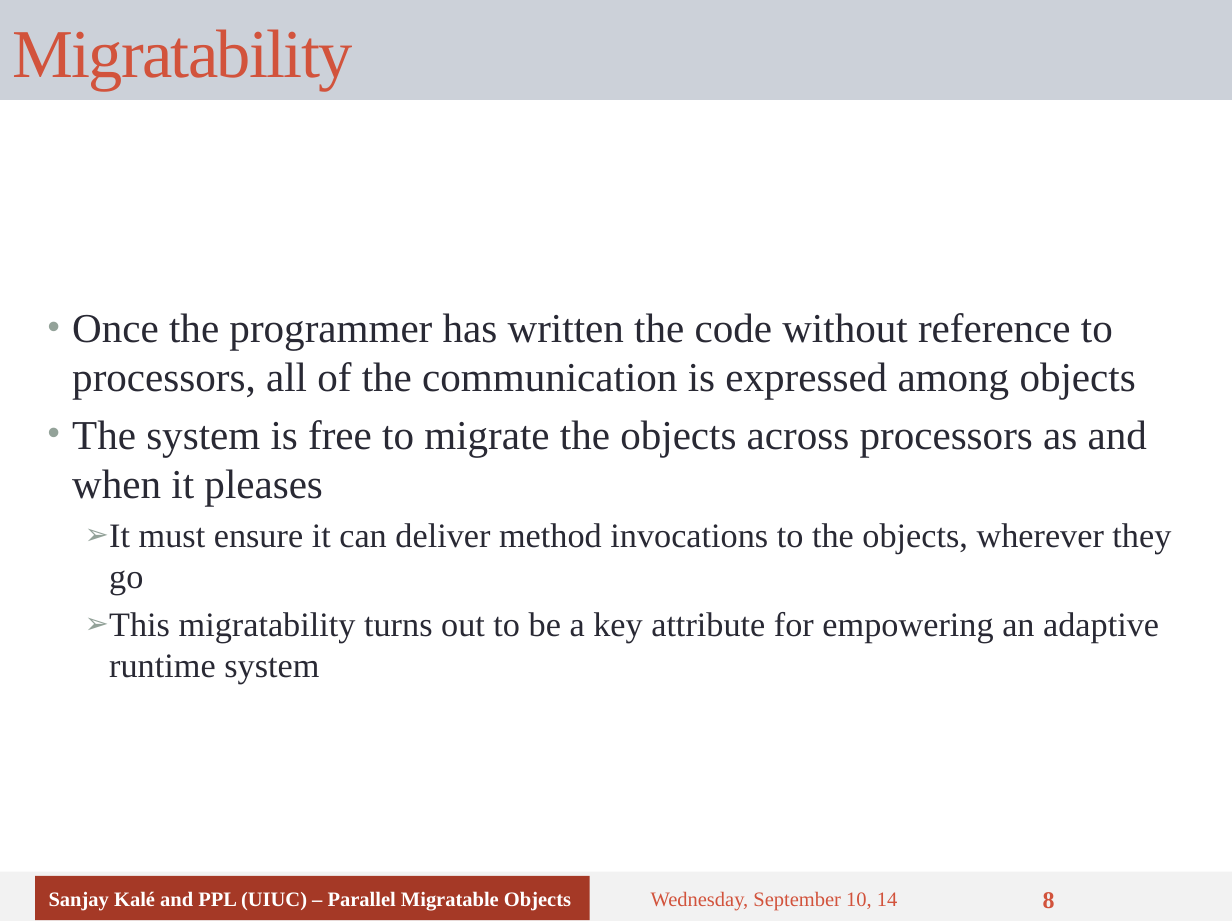
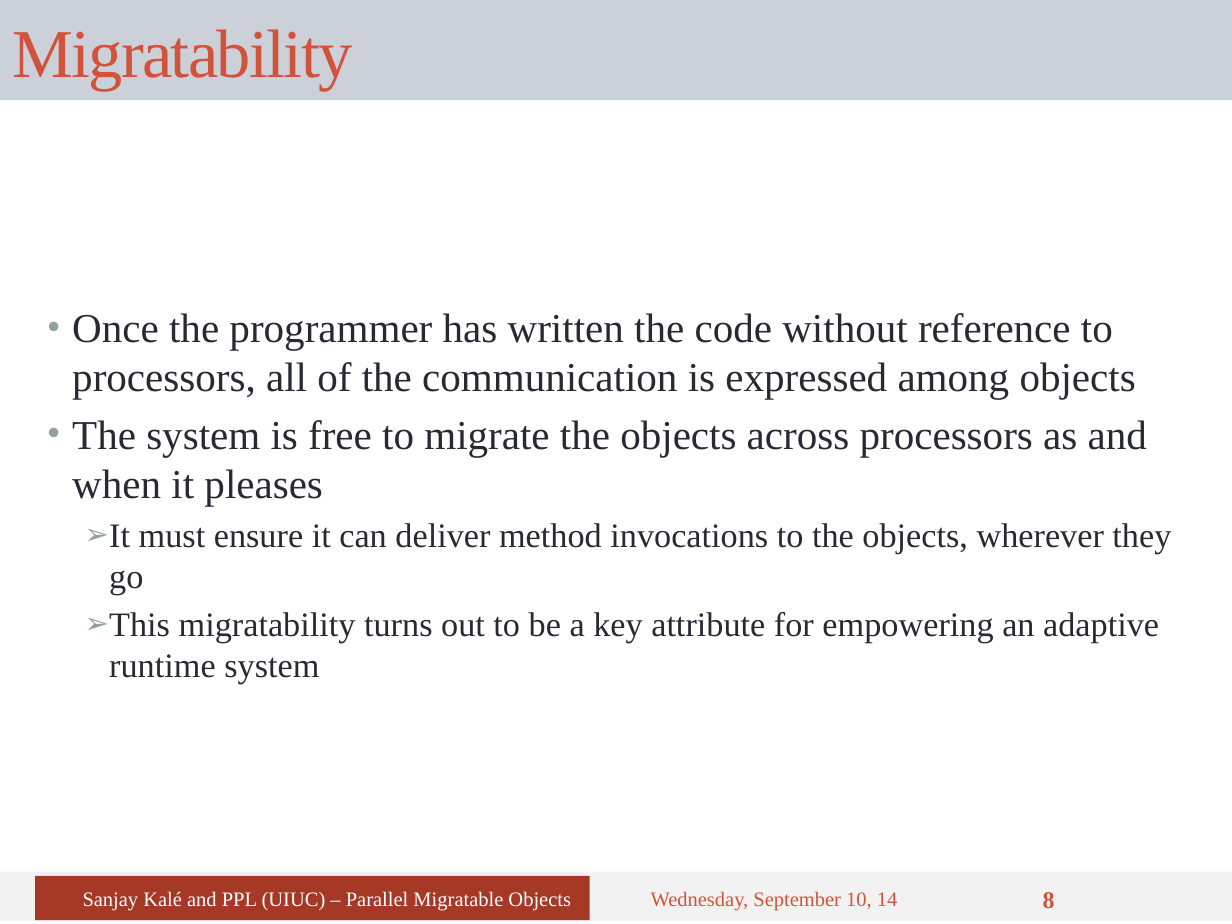
Before and after one commit to UIUC-PPL/charm_tutorial, a slide deck: slide 8 of tutorial-03-benefits.pptx. Drawn at 1232x924 pixels with LibreOffice and Linux fonts; fonts in the diff are those of the drawing. Boxes give left, top, right and bottom in pixels: in the first picture for what was removed or moved away, otherwise in the second. Text is boxed around its words. In the diff, an @@ line names an element or a change of style, - is before the commit and + after.

```diff
--- a/tutorial-03-benefits.pptx
+++ b/tutorial-03-benefits.pptx
@@ rectangle "Sanjay Kalé and PPL (UIUC) ..." at <box>36,876,590,920</box>: bold off @@
```
Also in this commit, not shown: 16 other slides changed.
